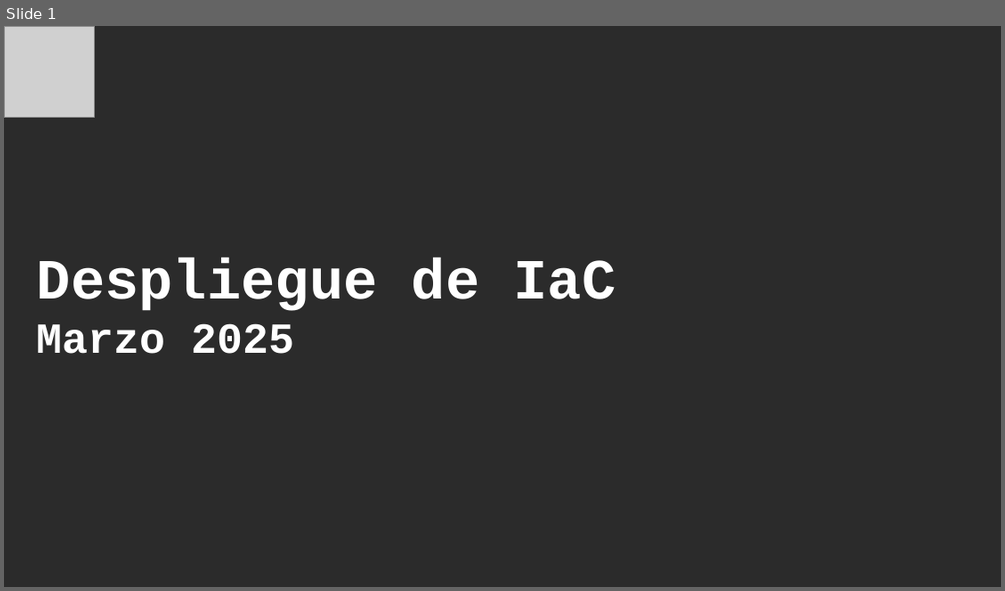
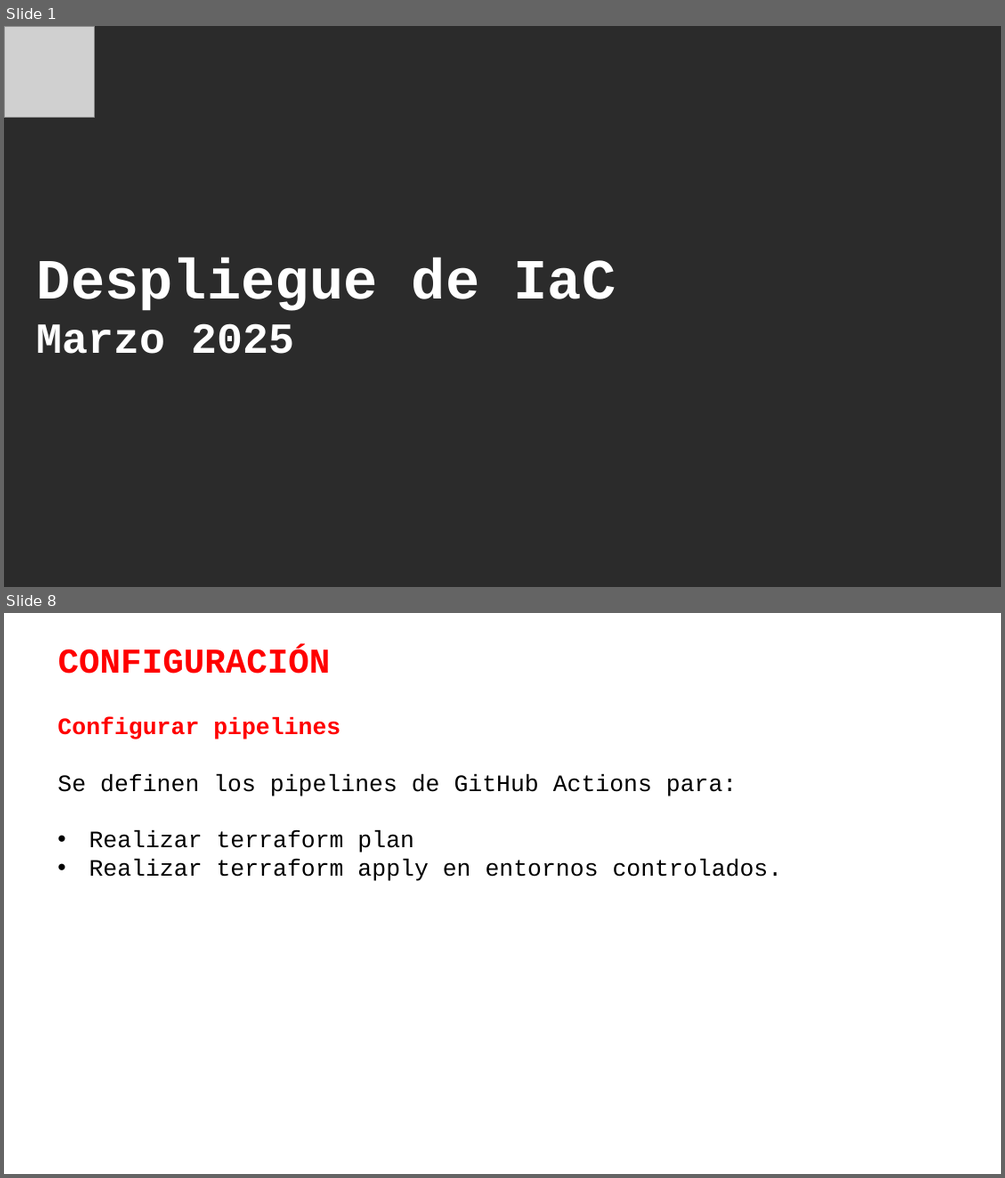
Before and after one commit to JorgeNeir/LabsGit, a slide deck: Despliegue IaC.pptx. Shown one above the other, each under a label of ours: slide 1 before the commit, slides 1 and 8 after it; the slides between them are not shown. The pictures are 1005x591 and 1005x1178 pixels, drawn with LibreOffice and Linux fonts; fonts in the diff are those of the drawing; grey boxes stand for pictures; background and template pictures are left out; a plain dark background stands for a picture behind light text. Boxes give left, top, right and bottom in pixels: in the first picture for what was removed or moved away, otherwise in the second. Text is boxed around its words. In the diff, an @@ line names an element or a change of style, - is before the commit and + after.

```diff
--- a/Despliegue IaC.pptx
+++ b/Despliegue IaC.pptx
@@ slide 8 added at (4, 613, 1001, 1174), background picture (left out) @@
@@ title added at (58, 648, 331, 674), 25.2 pt, text #FF0000, bold @@
+CONFIGURACIÓN
@@ text added at (57, 718, 783, 881), 17 pt, text #000000 @@
+Configurar pipelines
+Se definen los pipelines de GitHub Actions para:
+• Realizar terraform plan
+• Realizar terraform apply en entornos controlados.
```
Also in this commit, not shown: 1 slide changed, 5 other slides added, 6 slides removed.
